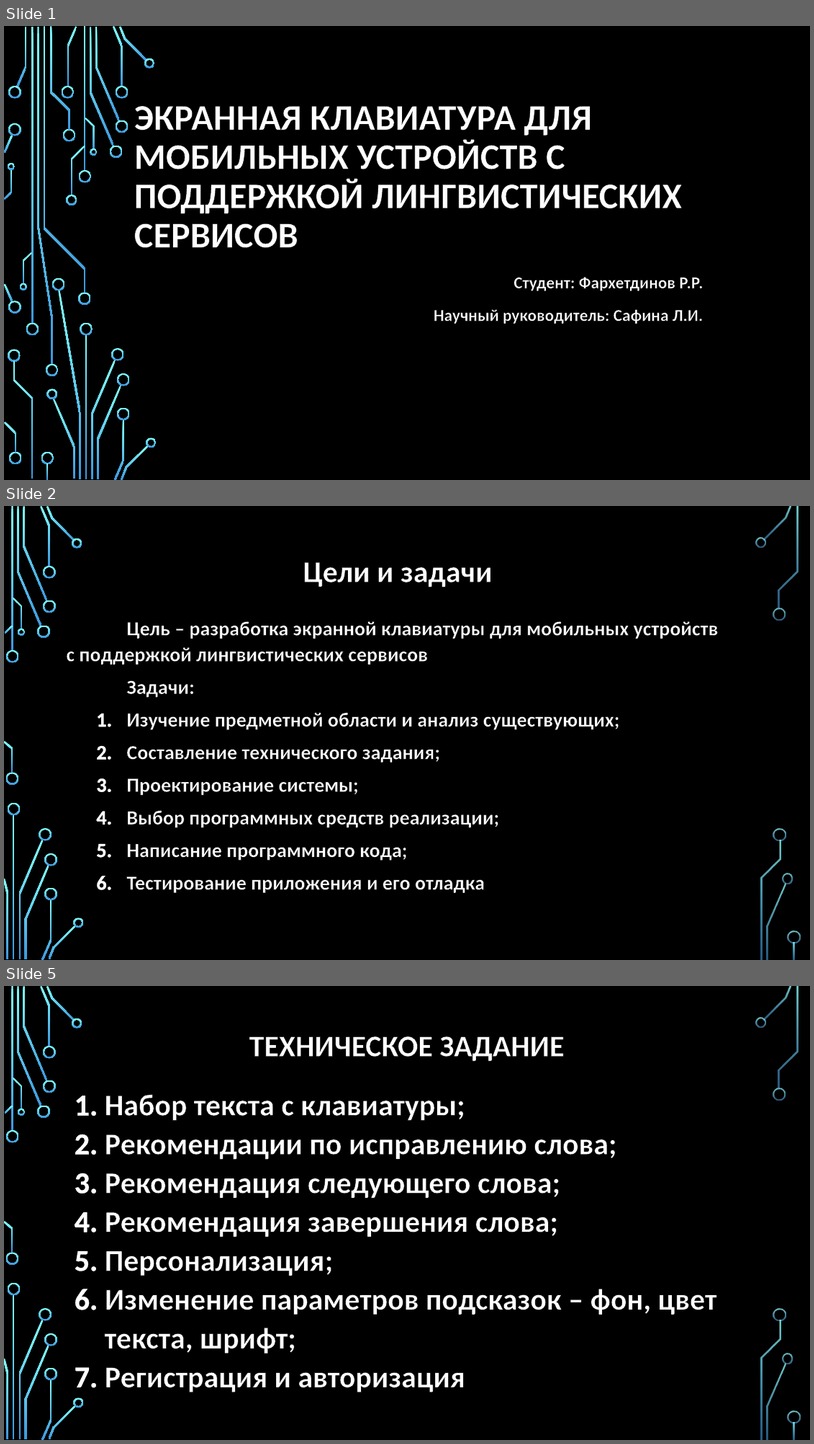
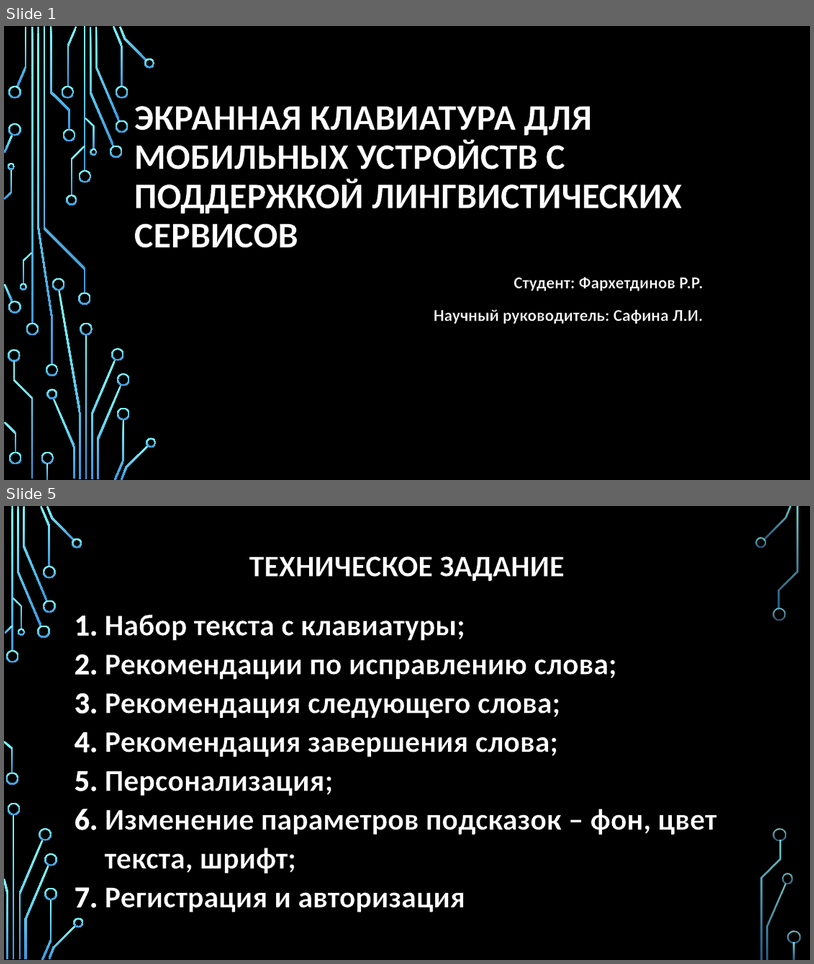
Before and after one commit to Ruslan-Far/docs-graduate-work, a slide deck: Фархетдинов - Презентация по ВКР.pptx. Shown one above the other, each under a label of ours: slides 1, 2 and 5 before the commit, slides 1 and 5 after it; the slides between them are not shown. The pictures are 814x1444 and 814x964 pixels, drawn with LibreOffice and Linux fonts; fonts in the diff are those of the drawing; background and template pictures are left out. Boxes give left, top, right and bottom in pixels: in the first picture for what was removed or moved away, otherwise in the second. Text is boxed around its words. In the diff, an @@ line names an element or a change of style, - is before the commit and + after.

```diff
--- a/Фархетдинов - Презентация по ВКР.pptx
+++ b/Фархетдинов - Презентация по ВКР.pptx
@@ slide 2 removed at (4,506,810,960), background picture (left out); not listed: 36 template elements that a slide beside it also shows @@
@@ title removed at (303,562,493,587) @@
-Цели и задачи
@@ text removed at (66,621,719,893) @@
-Цель – разработка экранной клавиатуры для мобильных устройств с поддержкой лингвистических сервисов
-Задачи:
-  1. Изучение предметной области и анализ существующих;
-  2. Составление технического задания;
-  3. Проектирование системы;
-  4. Выбор программных средств реализации;
-  5. Написание программного кода;
-  6. Тестирование приложения и его отладка
```
Also in this commit, not shown: 3 slides changed, 2 slides added.
